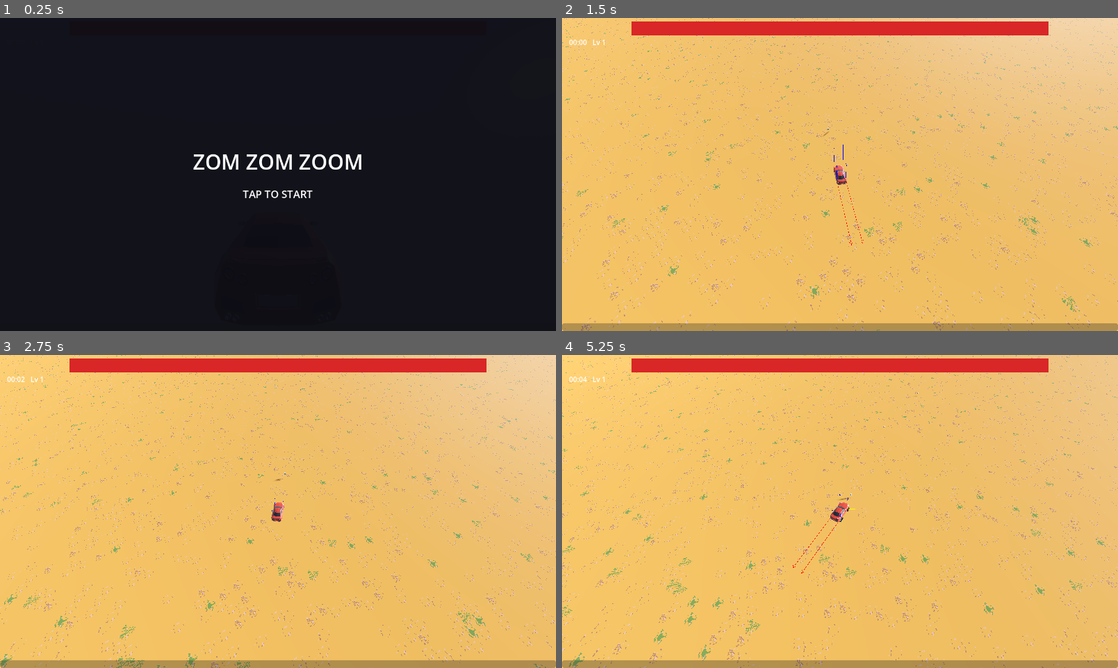
Above: before the commit, frames 1-4 (two rows, left to right).
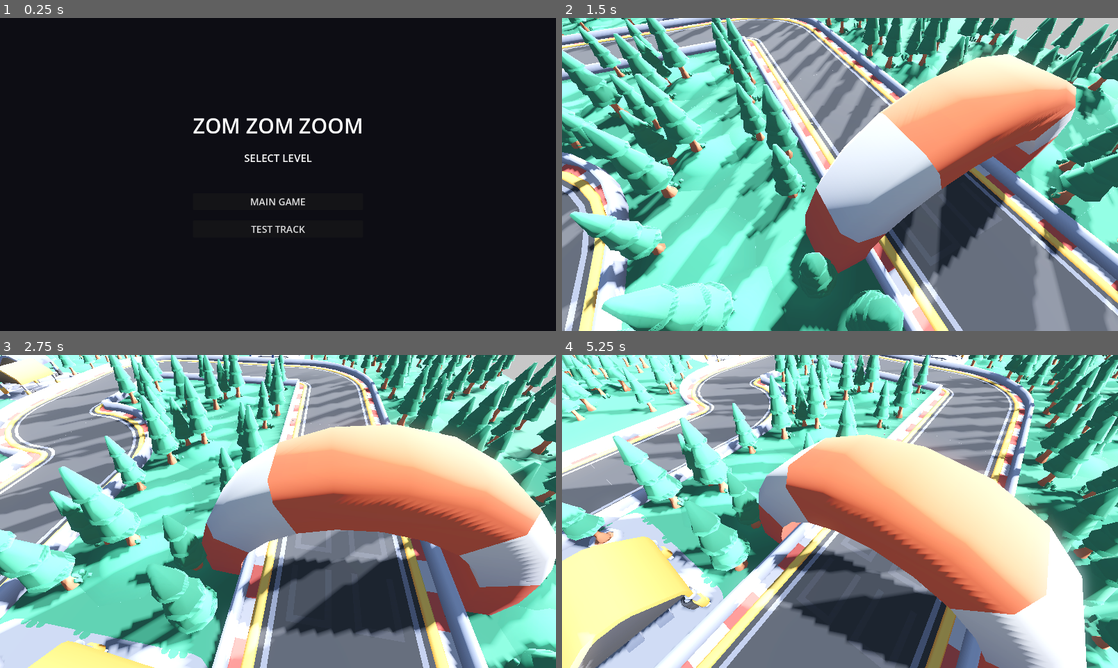
Above: after the commit, the same moments.

Repository: earv1/zom-zom-zoom-3d
Game: Godot game, scene res://scenes/ui/level_select.tscn
Same seed, same stepped clock (60 frames per second), same inputs: the game is played once before the commit and once after it. Before the commit the project starts from res://scenes/world/world.tscn.
Inputs (mouse positions are in pixels of both pictures, inside the frame that each line leads up to):
- Up to frame 1 (0.25 s): no input
- Up to frame 2 (1.5 s): click (840, 227) at 0.5 s, where only the run after the commit has a clickable "TEST TRACK"; move the mouse to (962, 158) at 1.27 s; hold H (turn_right) from 1.28 s (still down); hold Right mouse button (accelerate) from 1.28 s (still down); click (962, 158) at 1.42 s
- Up to frame 3 (2.75 s): tap K (decelerate) at 1.55, 2.1 s; move the mouse to (166, 527) at 2.02 s; release H (turn_right) at 2.03 s; release Right mouse button (accelerate) at 2.03 s; hold Shift (brake) from 2.03 s (still down); click (166, 527) at 2.17 s; right-click (166, 527) at 2.3 s
- Up to frame 4 (5.25 s): move the mouse to (895, 442) at 2.77 s; release Shift (brake) at 2.78 s; hold Right mouse button (accelerate) 2.78-3.53 s; hold H (turn_right) 2.78-4.28 s; click (895, 442) at 2.92 s; tap K (decelerate) at 3.05, 3.6, 4.55 s; move the mouse to (812, 574) at 3.52 s; click (812, 574) at 3.67 s; right-click (812, 574) at 3.8 s; move the mouse to (1006, 558) at 4.27 s; hold Ctrl (handbreak, bound only after the commit) 4.28-5.03 s; hold F (turn_left) from 4.28 s (still down); click (1006, 558) at 4.42 s; move the mouse to (673, 464) at 5.02 s; tap Space (handbreak, bound only before the commit) at 5.1 s; click (673, 464) at 5.17 s

The runs differ from the first frame. In frame 1, 1.8% of the frame differs, in the area x 34-65%, y 32-69%; in frame 2, 99%; in frame 3, 99%; in frame 4, 100%, in the area x 0-100%, y 0-100%.
Error before the commit: Parse Error: Class "Zombie" hides a global script class. (res://scenes/enemy/zombie.gd:1)

Commit message:
new gameplay mechanics + adding just

Diff:
--- a/project.godot
+++ b/project.godot
@@ -11,7 +11,7 @@
 [application]
 
 config/name="Zom Zom Zoom"
-run/main_scene="res://scenes/world/world.tscn"
+run/main_scene="res://scenes/ui/level_select.tscn"
 config/features=PackedStringArray("4.6", "GL Compatibility")
 config/icon="res://icon.svg"
 
@@ -118,8 +118,7 @@
 }
 handbreak={
 "deadzone": 0.2,
-"events": [Object(InputEventKey,"resource_local_to_scene":fa …(140 unchanged characters)… d":false,"keycode":0,"physical_keycode":32,"key_label":0,"unicode":32,"location":0,"echo":false,"script":null)
-, Object(InputEventMouseButton,"resource_local_to_scene":false,"resource_name":"","device":-1,"window_id":0,"alt_pressed":false,"shift_pressed":false,"ctrl_pressed":false,"meta_pressed":false,"button_mask":4,"position":Vector2(637, 17),"global_position":Vector2(646, 65),"factor":1.0,"button_index":3,"canceled":false,"pressed":true,"double_click":false,"script":null)
+"events": [Object(InputEventKey,"resource_local_to_scene":fa …(140 unchanged characters)… d":false,"keycode":0,"physical_keycode":4194326,"key_label":0,"unicode":0,"location":0,"echo":false,"script":null)
 ]
 }
 reload_scene={
--- /dev/null
+++ b/scenes/test_track/test_track.gd
@@ -0,0 +1,8 @@
+extends Node3D
+
+
+func _ready() -> void:
+	var air_control := $Car/CarAirControl as CarAirControl
+	var trick_display := $TrickDisplay
+	if air_control and trick_display:
+		air_control.trick_landed.connect(trick_display.show_trick)
--- a/scenes/test_track/test_track.tscn
+++ b/scenes/test_track/test_track.tscn
@@ -1,8 +1,10 @@
-[gd_scene load_steps=6 format=3 uid="uid://test_track_scene"]
+[gd_scene load_steps=8 format=3 uid="uid://test_track_scene"]
 
 [ext_resource type="MeshLibrary" uid="uid://b6myd2b7l2o2j" path="res://models/Library/mesh-library.tres" id="1_meshlib"]
 [ext_resource type="PackedScene" uid="uid://cmpcr4wp2d8gk" path="res://scenes/environment_and_light.tscn" id="2_env"]
 [ext_resource type="PackedScene" path="res://scenes/world/car.tscn" id="3_car"]
+[ext_resource type="Script" path="res://scenes/test_track/trick_display.gd" id="4_tricks"]
+[ext_resource type="Script" path="res://scenes/test_track/test_track.gd" id="5_tt"]
 
 [sub_resource type="PhysicsMaterial" id="PhysicsMaterial_track"]
 friction = 0.8
@@ -12,6 +14,7 @@
 size = Vector3(500, 0.2, 500)
 
 [node name="TestTrack" type="Node3D"]
+script = ExtResource("5_tt")
 
 [node name="Environment" parent="." instance=ExtResource("2_env")]
 
@@ -21,7 +24,7 @@
 shadow_bias = 0.2
 
 [node name="GridMap" type="GridMap" parent="."]
-transform = Transform3D(0.75, 0, 0, 0, 0.75, 0, 0, 0, 0.75, 0, -0.5, 0)
+transform = Transform3D(3, 0, 0, 0, 3, 0, 0, 0, 3, 0, -2, 0)
 mesh_library = ExtResource("1_meshlib")
 physics_material = SubResource("PhysicsMaterial_track")
 cell_size = Vector3(9.99, 1, 9.99)
@@ -30,10 +33,26 @@
 }
 
 [node name="Ground" type="StaticBody3D" parent="."]
-transform = Transform3D(1, 0, 0, 0, 1, 0, 0, 0, 1, 0, -0.6, 0)
+transform = Transform3D(1, 0, 0, 0, 1, 0, 0, 0, 1, 0, -1.3, 0)
 
 [node name="CollisionShape3D" type="CollisionShape3D" parent="Ground"]
 shape = SubResource("BoxShape3D_ground")
 
+[node name="TrickDisplay" type="CanvasLayer" parent="."]
+script = ExtResource("4_tricks")
+
+[node name="Label" type="Label" parent="TrickDisplay"]
+anchors_preset = 8
+anchor_left = 0.5
+anchor_top = 0.3
+anchor_right = 0.5
+anchor_bottom = 0.3
+offset_left = -200.0
+offset_right = 200.0
+text = ""
+horizontal_alignment = 1
+theme_override_font_sizes/font_size = 48
+visible = false
+
 [node name="Car" parent="." instance=ExtResource("3_car")]
-transform = Transform3D(1, 0, 0, 0, 1, 0, 0, 0, 1, 3.5, 2, 5)
+transform = Transform3D(1, 0, 0, 0, 1, 0, 0, 0, 1, 3.5, 4, 5)
--- /dev/null
+++ b/scenes/test_track/trick_display.gd
@@ -0,0 +1,21 @@
+class_name TrickDisplay
+extends CanvasLayer
+
+@onready var _label: Label = $Label
+
+var _timer := 0.0
+const DISPLAY_TIME := 2.0
+
+
+func show_trick(trick_name: String) -> void:
+	_label.text = trick_name + "!"
+	_label.visible = true
+	_timer = DISPLAY_TIME
+
+
+func _process(delta: float) -> void:
+	if _timer > 0.0:
+		_timer -= delta
+		_label.modulate.a = clampf(_timer / 0.5, 0.0, 1.0)
+		if _timer <= 0.0:
+			_label.visible = false
--- /dev/null
+++ b/scenes/ui/level_select.gd
@@ -0,0 +1,9 @@
+extends CanvasLayer
+
+
+func _on_main_game_pressed() -> void:
+	get_tree().change_scene_to_file("res://scenes/world/world.tscn")
+
+
+func _on_test_track_pressed() -> void:
+	get_tree().change_scene_to_file("res://scenes/test_track/test_track.tscn")
--- /dev/null
+++ b/scenes/ui/level_select.tscn
@@ -0,0 +1,45 @@
+[gd_scene load_steps=2 format=3]
+
+[ext_resource type="Script" path="res://scenes/ui/level_select.gd" id="1_ls"]
+
+[node name="LevelSelect" type="CanvasLayer"]
+layer = 100
+script = ExtResource("1_ls")
+
+[node name="Background" type="ColorRect" parent="."]
+anchors_preset = 15
+anchor_right = 1.0
+anchor_bottom = 1.0
+color = Color(0.05, 0.05, 0.08, 1.0)
+
+[node name="Center" type="CenterContainer" parent="."]
+anchors_preset = 15
+anchor_right = 1.0
+anchor_bottom = 1.0
+
+[node name="VBox" type="VBoxContainer" parent="Center"]
+theme_override_constants/separation = 24
+
+[node name="Title" type="Label" parent="Center/VBox"]
+text = "ZOM ZOM ZOOM"
+horizontal_alignment = 1
+theme_override_font_sizes/font_size = 48
+
+[node name="Subtitle" type="Label" parent="Center/VBox"]
+text = "SELECT LEVEL"
+horizontal_alignment = 1
+theme_override_font_sizes/font_size = 24
+
+[node name="Spacer" type="Control" parent="Center/VBox"]
+custom_minimum_size = Vector2(0, 16)
+
+[node name="MainGame" type="Button" parent="Center/VBox"]
+text = "MAIN GAME"
+theme_override_font_sizes/font_size = 22
+
+[node name="TestTrack" type="Button" parent="Center/VBox"]
+text = "TEST TRACK"
+theme_override_font_sizes/font_size = 22
+
+[connection signal="pressed" from="Center/VBox/MainGame" to="." method="_on_main_game_pressed"]
+[connection signal="pressed" from="Center/VBox/TestTrack" to="." method="_on_test_track_pressed"]
--- a/scenes/world/car.tscn
+++ b/scenes/world/car.tscn
@@ -8,6 +8,7 @@
 [ext_resource type="PackedScene" path="res://assets/car/nissan35/nissan_skyliner35.glb" id="6_carglb"]
 [ext_resource type="Script" path="res://scenes/world/car_follow_camera.gd" id="7_cam"]
 [ext_resource type="Script" path="res://scenes/world/car_boost.gd" id="8_boost"]
+[ext_resource type="Script" path="res://scenes/world/car_air_control.gd" id="11_air"]
 [ext_resource type="Script" path="res://scenes/weapons/weapon_manager.gd" id="9_wm"]
 [ext_resource type="PackedScene" path="res://scenes/weapons/front_gun.tscn" id="10_fg"]
 
@@ -217,6 +218,9 @@
 [node name="CarBoost" type="Node" parent="."]
 script = ExtResource("8_boost")
 
+[node name="CarAirControl" type="Node" parent="."]
+script = ExtResource("11_air")
+
 [node name="WeaponManager" type="Node3D" parent="."]
 script = ExtResource("9_wm")
 
--- /dev/null
+++ b/scenes/world/car_air_control.gd
@@ -0,0 +1,115 @@
+class_name CarAirControl
+extends Node
+
+## Jump 1: car stays flat (auto-levels).
+## Jump 2 (Space in air): unlocks air control + trick detection.
+## Landing always zeroes angular momentum.
+
+@export var jump_force: float = 8.0
+@export var spin_speed: float = TAU * 1.2   # radians/sec — ~1.2 full rotations per second
+@export var level_torque: float = 800.0
+@export var level_damping: float = 8.0
+
+signal trick_landed(trick_name: String)
+
+var _car: RigidBody3D
+var _wheels: Array[RayCast3D] = []
+
+var _was_grounded := true
+var _tricks_unlocked := false
+var _trick_pitch_accum := 0.0
+var _trick_roll_accum := 0.0
+var _prev_pitch := 0.0
+var _prev_roll := 0.0
+
+
+func _ready() -> void:
+	_car = get_parent() as RigidBody3D
+	if not _car:
+		push_error("CarAirControl: parent must be RigidBody3D")
+		return
+	for wheel_name in ["WheelFL", "WheelFR", "WheelRL", "WheelRR"]:
+		var w := _car.get_node_or_null(wheel_name) as RayCast3D
+		if w:
+			_wheels.append(w)
+
+
+func _is_grounded() -> bool:
+	for w in _wheels:
+		if w.is_colliding():
+			return true
+	return false
+
+
+func _physics_process(delta: float) -> void:
+	if not _car:
+		return
+
+	var grounded := _is_grounded()
+
+	# ── Jump from ground ──────────────────────────────────────────────────────
+	if grounded and Input.is_action_just_pressed("jump"):
+		_car.apply_central_impulse(_car.global_basis.y * _car.mass * jump_force)
+
+	# ── Takeoff: reset state ──────────────────────────────────────────────────
+	if _was_grounded and not grounded:
+		_tricks_unlocked = false
+		_trick_pitch_accum = 0.0
+		_trick_roll_accum = 0.0
+		_prev_pitch = 0.0
+		_prev_roll = 0.0
+
+	# ── In air ───────────────────────────────────────────────────────────────
+	if not grounded:
+		if not _tricks_unlocked and Input.is_action_just_pressed("jump"):
+			_tricks_unlocked = true
+
+		if _tricks_unlocked:
+			_do_air_control(delta)
+		else:
+			_do_auto_level(delta)
+
+	# ── Landing ───────────────────────────────────────────────────────────────
+	if not _was_grounded and grounded:
+		_car.angular_velocity = Vector3.ZERO
+		if _tricks_unlocked:
+			_score_tricks()
+
+	_was_grounded = grounded
+
+
+func _do_auto_level(delta: float) -> void:
+	var current_up := _car.global_basis.y
+	var correction := current_up.cross(Vector3.UP)
+	_car.apply_torque(correction * level_torque)
+	_car.angular_velocity = _car.angular_velocity.lerp(Vector3.ZERO, level_damping * delta)
+
+
+func _do_air_control(delta: float) -> void:
+	var pitch := Input.get_axis("accelerate", "decelerate")
+	var roll  := Input.get_axis("turn_left", "turn_right")
+
+	# Only set angular velocity when input changes — don't override physics every frame
+	if pitch != _prev_pitch or roll != _prev_roll:
+		var local_angvel := _car.global_basis.inverse() * _car.angular_velocity
+		local_angvel.x = pitch * spin_speed
+		local_angvel.z = roll * spin_speed
+		_car.angular_velocity = _car.global_basis * local_angvel
+		_prev_pitch = pitch
+		_prev_roll = roll
+
+	# Accumulate actual angular velocity for trick detection
+	var local_angvel := _car.global_basis.inverse() * _car.angular_velocity
+	_trick_pitch_accum += rad_to_deg(local_angvel.x) * delta
+	_trick_roll_accum  += rad_to_deg(local_angvel.z) * delta
+
+
+func _score_tricks() -> void:
+	var pitch_flips := int(abs(_trick_pitch_accum) / 360.0)
+	var roll_flips  := int(abs(_trick_roll_accum)  / 360.0)
+
+	for i in pitch_flips:
+		trick_landed.emit("Backflip" if _trick_pitch_accum > 0 else "Frontflip")
+
+	for i in roll_flips:
+		trick_landed.emit("Left Flip" if _trick_roll_accum < 0 else "Right Flip")
Binary file added: assets/kenney_skatepark/Textures/colormap.png
Not shown, added: assets/kenney_skatepark/Textures/colormap.png.import
Binary file added: assets/kenney_skatepark/bowl-corner-inner.glb
Not shown, added: assets/kenney_skatepark/bowl-corner-inner.glb.import
Binary file added: assets/kenney_skatepark/bowl-corner-outer.glb
Not shown, added: assets/kenney_skatepark/bowl-corner-outer.glb.import
Binary file added: assets/kenney_skatepark/bowl-side.glb
Not shown, added: assets/kenney_skatepark/bowl-side.glb.import
Binary file added: assets/kenney_skatepark/character-skate-boy.glb
Not shown, added: assets/kenney_skatepark/character-skate-boy.glb.import
Binary file added: assets/kenney_skatepark/character-skate-girl.glb
Not shown, added: assets/kenney_skatepark/character-skate-girl.glb.import
(and 36 more such lines)
